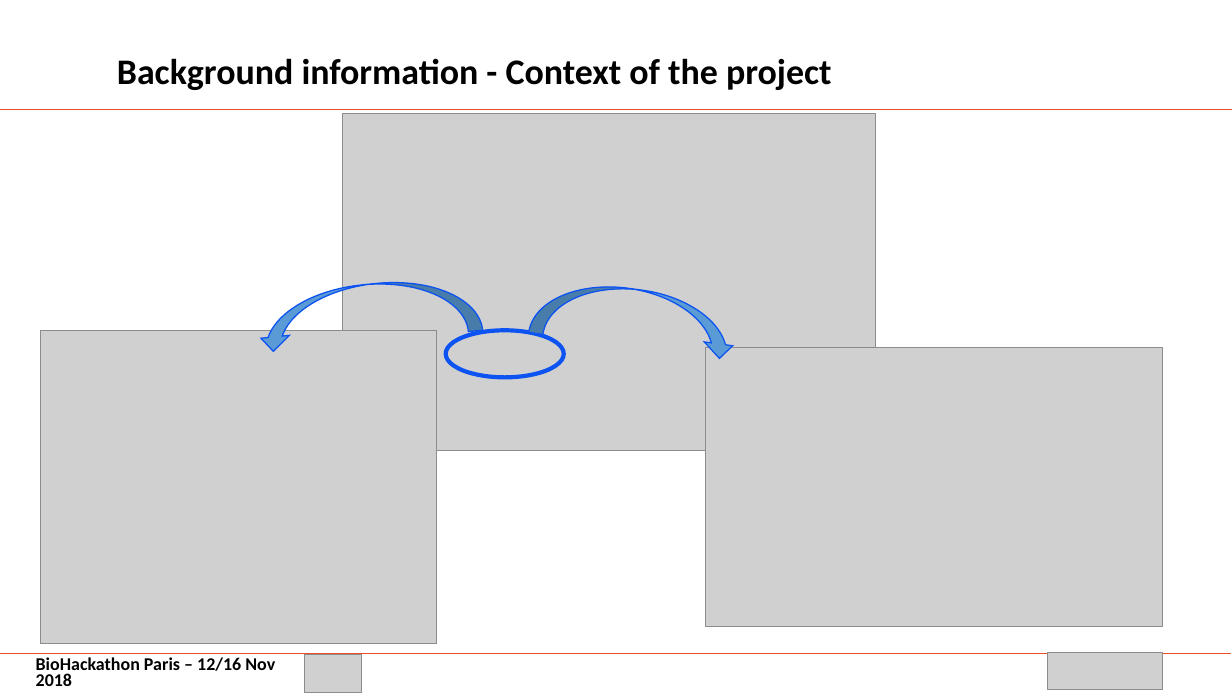
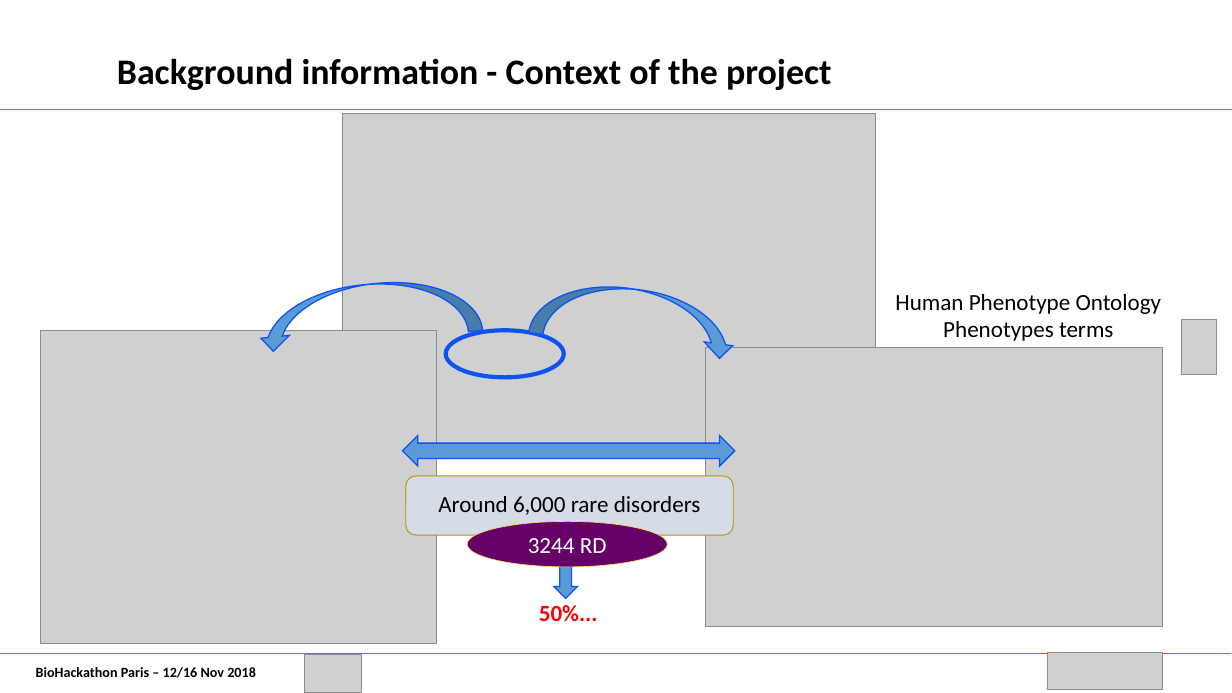
Before and after one commit to elixir-europe/BioHackathon, a slide deck: slide 4 of data/Improve Orphanet disease description knowledge by phenotypic automated recognition using scrapping toolkits/BH_Scrapping_David.pptx. Drawn at 1232x693 pixels with LibreOffice and Linux fonts; fonts in the diff are those of the drawing; grey boxes stand for pictures; background and template pictures are left out. Boxes give left, top, right and bottom in pixels: in the first picture for what was removed or moved away, otherwise in the second. Text is boxed around its words. In the diff, an @@ line names an element or a change of style, - is before the commit and + after.

```diff
--- a/data/Improve Orphanet disease description knowledge by phenotypic automated recognition using scrapping toolkits/BH_Scrapping_David.pptx
+++ b/data/Improve Orphanet disease description knowledge by phenotypic automated recognition using scrapping toolkits/BH_Scrapping_David.pptx
@@ text added at (895,294,1162,341), 18 pt, text #000000 @@
+Human Phenotype Ontology
+Phenotypes terms
@@ picture added at (1182,320,1217,374) @@
@@ left right arrow added at (403,435,736,466), fill #5B9BD5, outline #0C53F2 1 pt @@
@@ rounded rectangle added at (406,476,733,535), fill #D6DCE5, outline #BF9000 0.75 pt @@
@@ text added at (438,496,701,515), 18 pt, text #000000 @@
+Around 6,000 rare disorders
@@ left right arrow added at (554,503,578,599), fill #5B9BD5, outline #0C53F2 1 pt @@
@@ ellipse added at (468,521,668,567), fill #660066, outline #FFD966 0.5 pt, 18 pt, text #FFFFFF @@
+3244 RD
@@ text added at (539,605,598,622), 18 pt, text #FF0000, bold @@
+50%...
@@ text "BioHackathon Paris – 12/16 Nov ..." at (36,667,256,678): size 14 to 11 pt @@
```
Also in this commit, not shown: 7 other slides changed.
